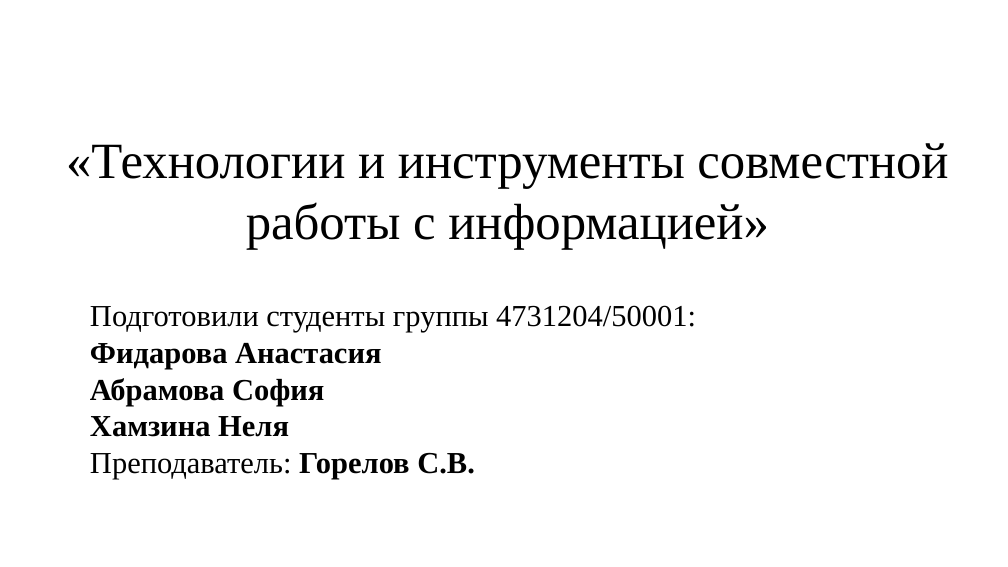
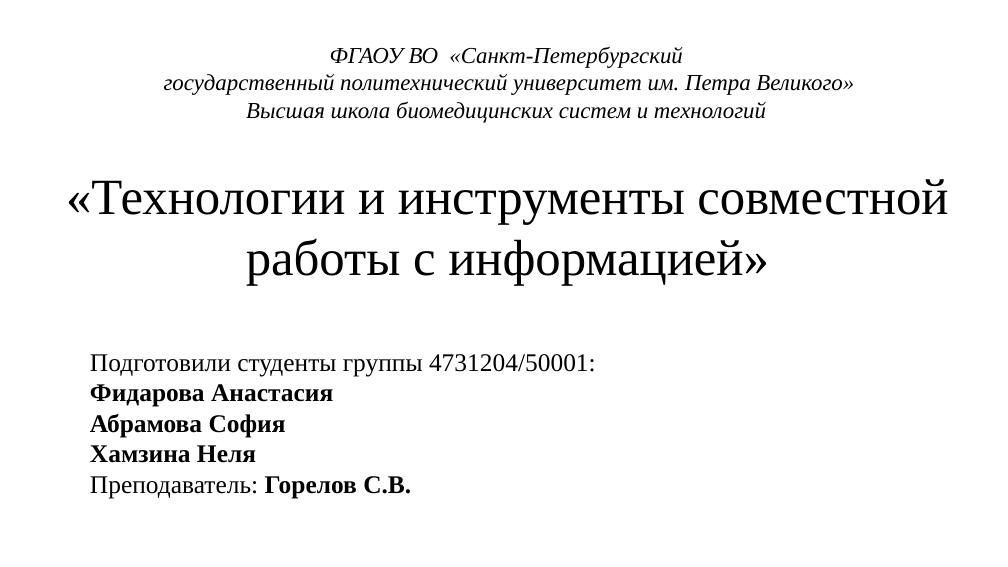
Before and after one commit to NastiaFidarova/PRESENTAITION, a slide deck: slide 1 of Технологии_и_инструменты_совместной_работы_с_информацией.odp. Drawn at 1008x567 pixels with LibreOffice and Linux fonts; fonts in the diff are those of the drawing. Boxes give left, top, right and bottom in pixels: in the first picture for what was removed or moved away, otherwise in the second. Text is boxed around its words. In the diff, an @@ line names an element or a change of style, - is before the commit and + after.

```diff
--- a/Технологии_и_инструменты_совместной_работы_с_информацией.odp
+++ b/Технологии_и_инструменты_совместной_работы_с_информацией.odp
@@ text added at box(164, 46, 854, 123), 18 pt, text #000000, italic @@
+ФГАОУ ВО «Санкт-Петербургский
+государственный политехнический университет им. Петра Великого»
+Высшая школа биомедицинских систем и технологий
@@ title "«Технологии и инструменты совместной работы ...": place and size @@
-title "«Технологии и инструменты совместной работы ..." at box(66, 143, 948, 250)
+title "«Технологии и инструменты совместной работы ..." at box(66, 179, 948, 286)
@@ subtitle "Подготовили студенты группы 4731204/50001:": place and size @@
-subtitle "Подготовили студенты группы 4731204/50001:" at box(90, 305, 696, 479)
+subtitle "Подготовили студенты группы 4731204/50001:" at box(90, 354, 596, 498)
@@ subtitle "Подготовили студенты группы 4731204/50001:" at box(90, 354, 596, 498): size 24 to 20 pt @@
```
Also in this commit, not shown: 1 other slide changed.
